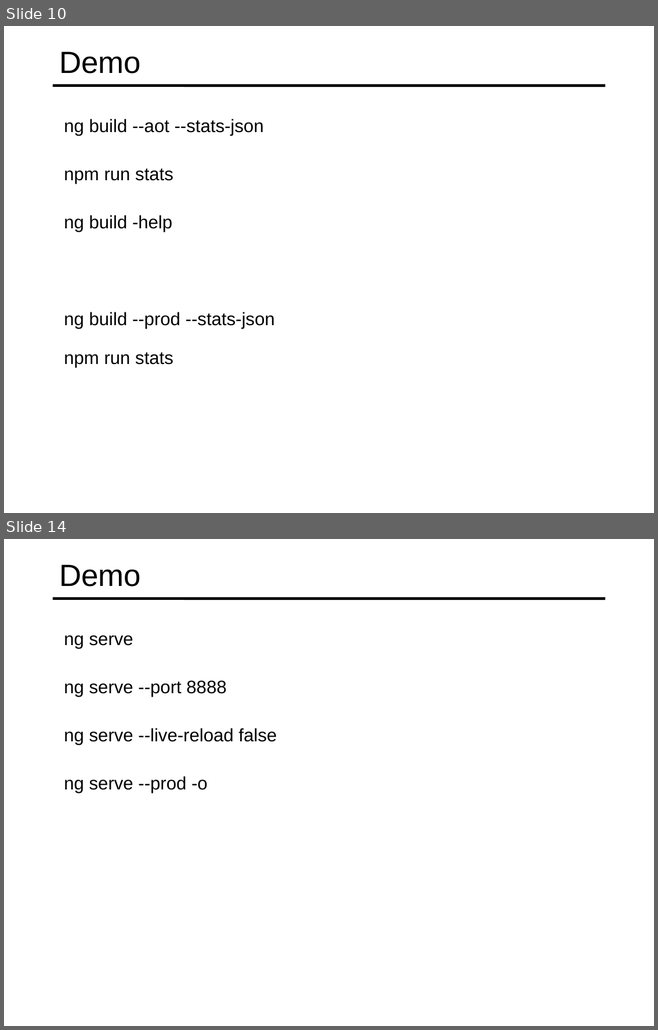
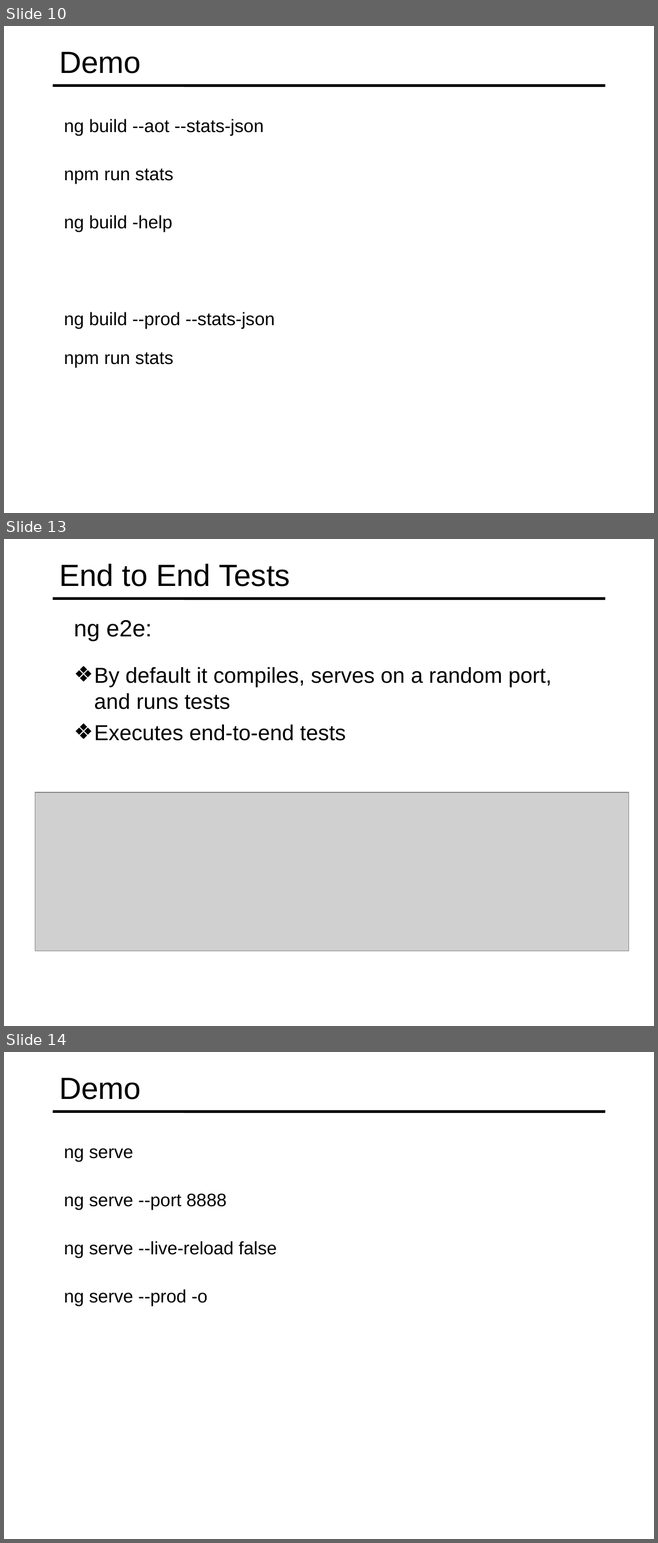
Before and after one commit to specter01wj/Jago_Link_Training, a slide deck: Angular/Angular7/Angular CLI/7.Running Unit and End to End Tests/L7_Running Unit and End to End Tests.ppt. Shown one above the other, each under a label of ours: slides 10 and 14 before the commit, slides 10, 13 and 14 after it; the slides between them are not shown. The pictures are 658x1030 and 658x1543 pixels, drawn with LibreOffice and Linux fonts; fonts in the diff are those of the drawing; grey boxes stand for pictures. Boxes give left, top, right and bottom in pixels: in the first picture for what was removed or moved away, otherwise in the second. Text is boxed around its words. In the diff, an @@ line names an element or a change of style, - is before the commit and + after.

```diff
--- a/Angular/Angular7/Angular CLI/7.Running Unit and End to End Tests/L7_Running Unit and End to End Tests.ppt
+++ b/Angular/Angular7/Angular CLI/7.Running Unit and End to End Tests/L7_Running Unit and End to End Tests.ppt
@@ slide 13 added at [4,539,654,1026], background #FFFFFF; not listed: 1 template element that a slide beside it also shows @@
@@ title added at [59,563,290,587], 34 pt, text #000000 @@
+End to End Tests
@@ text added at [74,620,151,641], 25.9 pt, text #000000 @@
+  ng e2e:
@@ text added at [94,667,552,741], 24 pt, text #000000 @@
+  ❖ By default it compiles, serves on a random port, and runs tests
+  ❖ Executes end-to-end tests
@@ picture added at [35,792,629,951] @@
```
Also in this commit, not shown: 2 slides changed, 3 other slides added, 9 slides removed.
